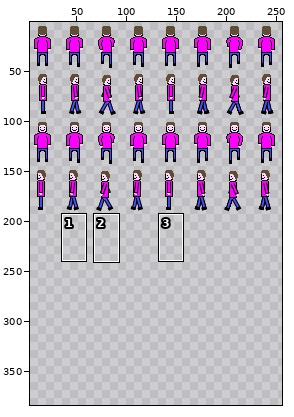
Sprite sheet, stored at res/textures/minion.png. The first picture is a wide view before the edit; the outline marks the close-up.
Close-up. As it was:
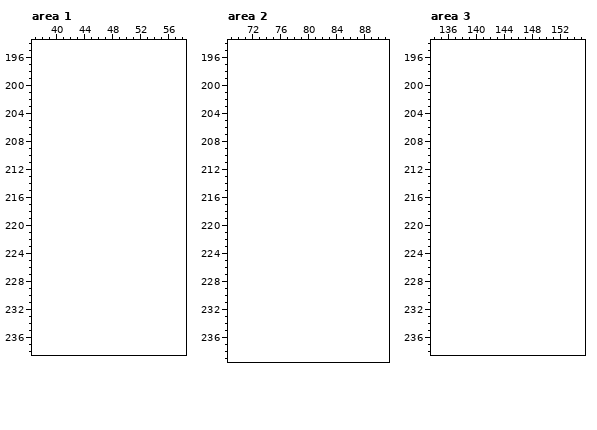
The file is 256x192 pixels. Pixels under 10% opacity are left out. Colours within 5 levels of each other are drawn and written as one. Shown: area 1: x 37..58, y 194..238; area 2: x 69..91, y 194..239; area 3: x 134..155, y 194..238. The old version is drawn lined up with the new one, on the new canvas. The wide view leaves out empty margins. The commit also changed other parts of the picture, which this record leaves out.
The result:
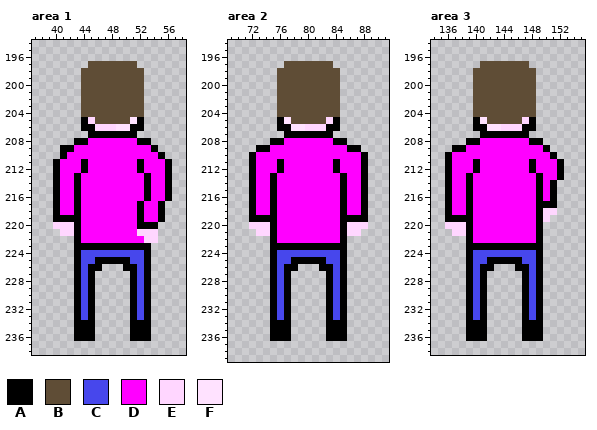
Palette (. is transparent): A #000000  B #5f4d36  C #4747ec  D #ff00ff  E #ffd6ff  F #ffe2ff
Changes in this commit:
canvas 256x192 -> 256x384
Changed rows in their new state; - is an unchanged pixel.
Area 1:
first column x 40:
197 -----BBBBBBB-----
198 ----BBBBBBBBB----
199 ----BBBBBBBBB----
200 ----BBBBBBBBB----
201 ----BBBBBBBBB----
202 ----BBBBBBBBB----
203 ----BBBBBBBBB----
204 ----BBBBBBBBB----
205 ----AEBBBBBFA----
206 ----AAEEEFFAA----
207 -----AAAAAAA-----
208 ---AADDDDDDDAA---
209 -AADDDDDDDDDDDA--
210 -ADDDDDDDDDDDDDA-
211 ADDDADDDDDDDADDDA
212 ADDDADDDDDDDADDDA
213 ADDADDDDDDDDDADDA
214 ADDADDDDDDDDDADDA
215 ADDADDDDDDDDDADDA
216 ADDADDDDDDDDDADDA
217 ADDADDDDDDDDADDA-
218 ADDADDDDDDDDADDA-
219 AAAADDDDDDDDADDA-
220 EEEADDDDDDDDAAA--
221 -EEADDDDDDDDEEE--
222 ---ADDDDDDDDDEE--
223 ---AAAAAAAAAAA---
224 ---ACCCCCCCCCA---
225 ---ACCAAAAACCA---
226 ---ACAA---AACA---
227 ---ACA-----ACA---
228 ---ACA-----ACA---
229 ---ACA-----ACA---
230 ---ACA-----ACA---
231 ---ACA-----ACA---
232 ---ACA-----ACA---
233 ---ACA-----ACA---
234 ---AAA-----AAA---
235 ---AAA-----AAA---
236 ---AAA-----AAA---
Area 2:
first column x 72:
197 -----BBBBBBB-----
198 ----BBBBBBBBB----
199 ----BBBBBBBBB----
200 ----BBBBBBBBB----
201 ----BBBBBBBBB----
202 ----BBBBBBBBB----
203 ----BBBBBBBBB----
204 ----BBBBBBBBB----
205 ----AFBBBBBEA----
206 ----AAFFEEEAA----
207 -----AAAAAAA-----
208 ---AADDDDDDDAA---
209 -AADDDDDDDDDDDAA-
210 ADDDDDDDDDDDDDDDA
211 ADDDADDDDDDDADDDA
212 ADDDADDDDDDDADDDA
213 ADDADDDDDDDDDADDA
214 ADDADDDDDDDDDADDA
215 ADDADDDDDDDDDADDA
216 ADDADDDDDDDDDADDA
217 ADDADDDDDDDDDADDA
218 ADDADDDDDDDDDADDA
219 AAAADDDDDDDDDAAAA
220 EEEADDDDDDDDDAEEE
221 -EEADDDDDDDDDAEE-
222 ---ADDDDDDDDDA---
223 ---AAAAAAAAAAA---
224 ---ACCCCCCCCCA---
225 ---ACCAAAAACCA---
226 ---ACAA---AACA---
227 ---ACA-----ACA---
228 ---ACA-----ACA---
229 ---ACA-----ACA---
230 ---ACA-----ACA---
231 ---ACA-----ACA---
232 ---ACA-----ACA---
233 ---ACA-----ACA---
234 ---AAA-----AAA---
235 ---AAA-----AAA---
236 ---AAA-----AAA---
Area 3:
first column x 136:
197 -----BBBBBBB-----
198 ----BBBBBBBBB----
199 ----BBBBBBBBB----
200 ----BBBBBBBBB----
201 ----BBBBBBBBB----
202 ----BBBBBBBBB----
203 ----BBBBBBBBB----
204 ----BBBBBBBBB----
205 ----AFBBBBBEA----
206 ----AAFFEEEAA----
207 -----AAAAAAA-----
208 ---AADDDDDDDAA---
209 -AADDDDDDDDDDDA--
210 ADDDDDDDDDDDDDDA-
211 ADDDADDDDDDDADDDA
212 ADDDADDDDDDDADDDA
213 ADDADDDDDDDDDADDA
214 ADDADDDDDDDDDADA-
215 ADDADDDDDDDDDADA-
216 ADDADDDDDDDDDADA-
217 ADDADDDDDDDDDAAA-
218 ADDADDDDDDDDDAEE-
219 AAAADDDDDDDDDAE--
220 EEEADDDDDDDDDA---
221 -EEADDDDDDDDDA---
222 ---ADDDDDDDDDA---
223 ---AAAAAAAAAAA---
224 ---ACCCCCCCCCA---
225 ---ACCAAAAACCA---
226 ---ACAA---AACA---
227 ---ACA-----ACA---
228 ---ACA-----ACA---
229 ---ACA-----ACA---
230 ---ACA-----ACA---
231 ---ACA-----ACA---
232 ---ACA-----ACA---
233 ---ACA-----ACA---
234 ---AAA-----AAA---
235 ---AAA-----AAA---
236 ---AAA-----AAA---
